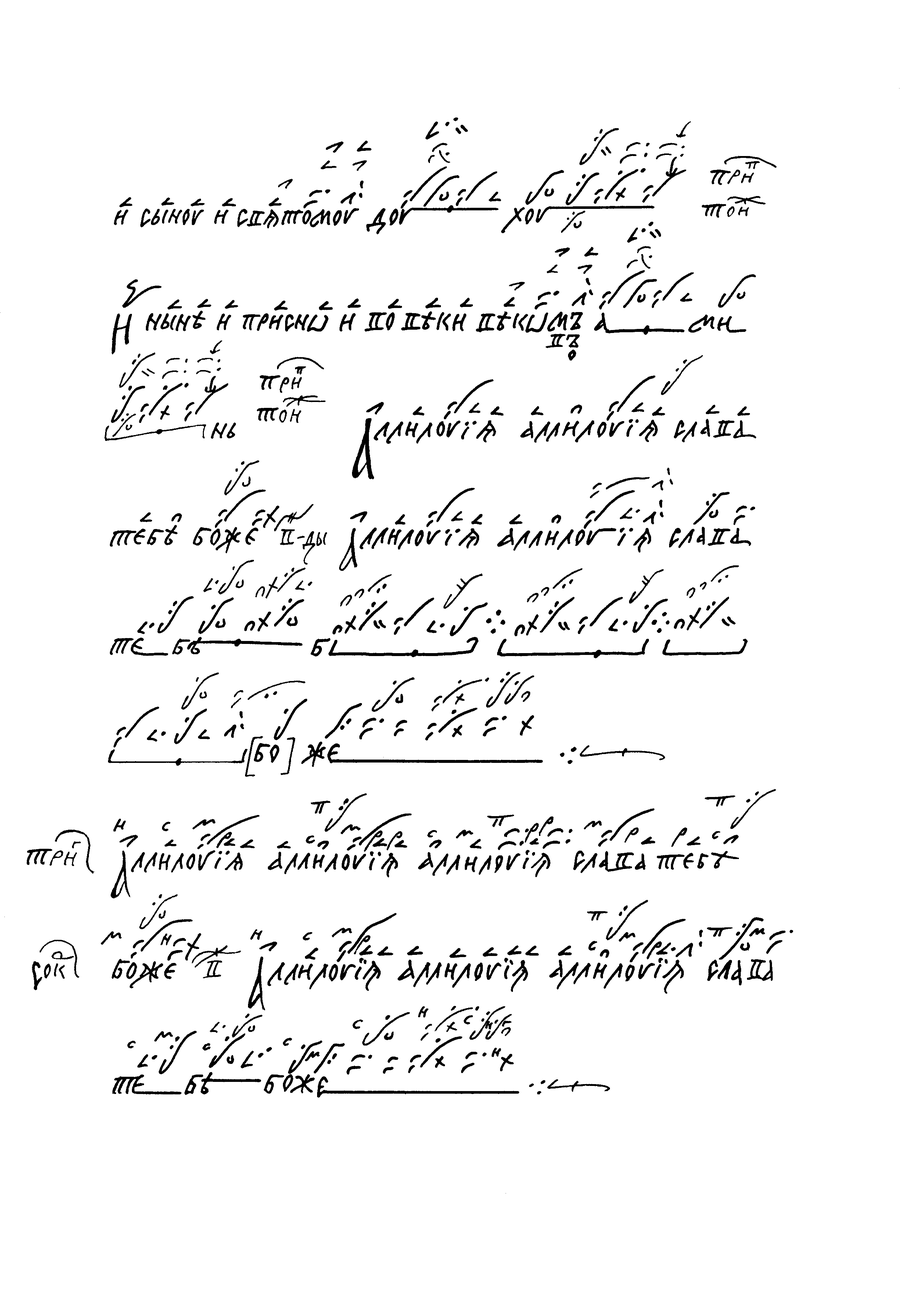
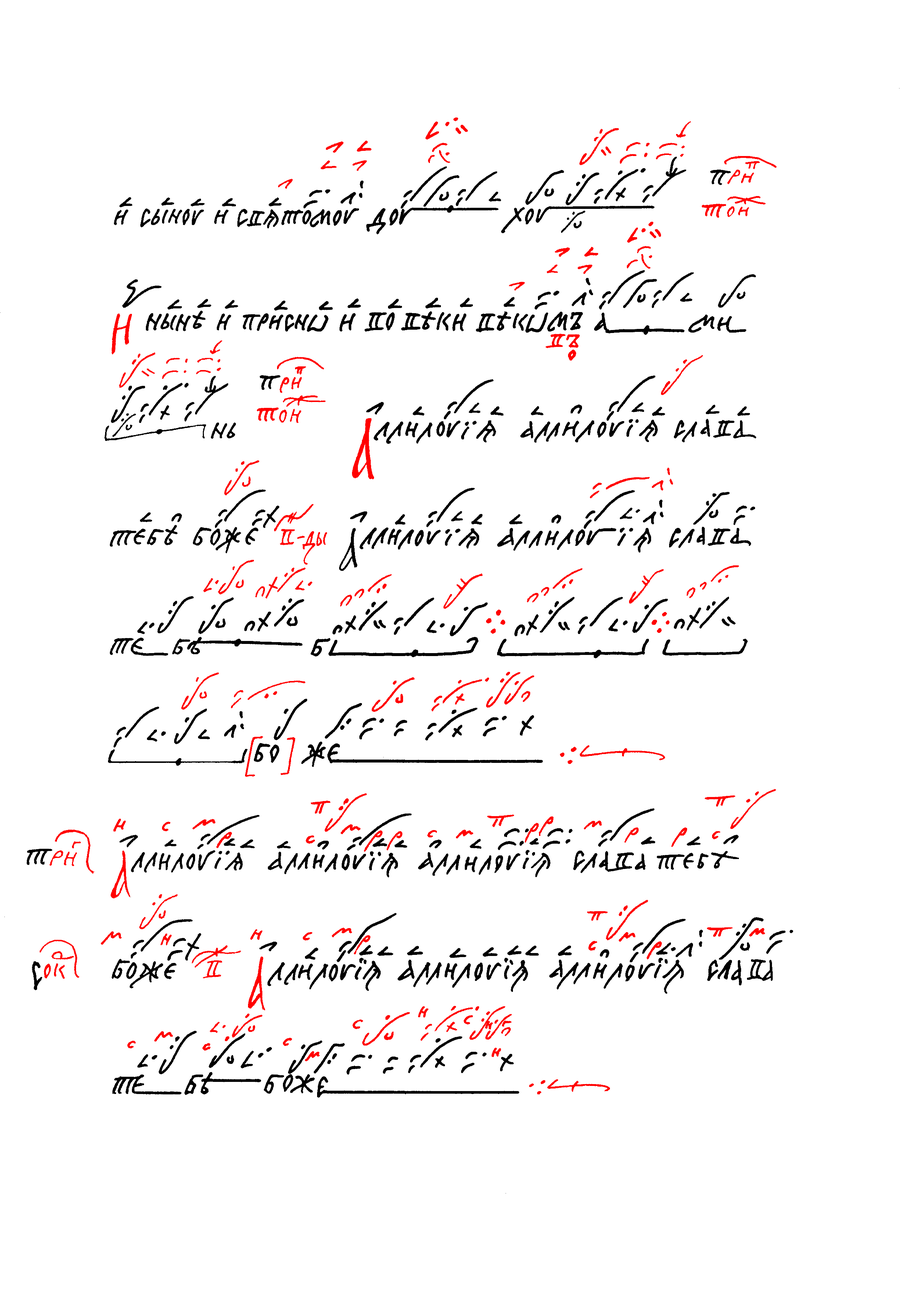
Layered file, before and after one edit (923x1304). Changes by layer:
painted on "Червила" over [39, 117, 777, 1095]
painted on "Чернила" over [39, 117, 777, 1095]
